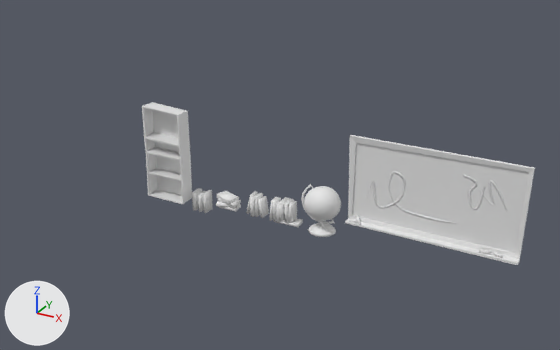
Renders of the FBX model Assets/Environment/PropFactory.fbx from each side of a commit.
Rendered twice from a 50 mm camera at (6.76, -16.44, 9.54) aimed at (-2.19, -0.17, 1.41). The lights are fixed; the arrows at lower left show +X, +Y and +Z. Where no turn or scale is listed for an object, it has been applied to the vertices.

In view in the first picture: 'Book', 'Book.001', 'Book.002', 'BookPile', 'Books', 'Books.001', 'Prop_Blackboard', 'Prop_Globe', 'Prop_ShelvesUnit'.
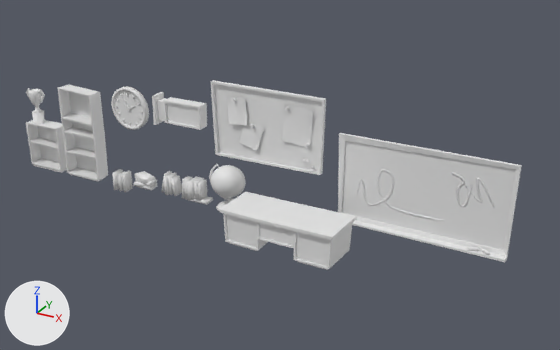
Commit message: added more props

Patch to the scene script:
```diff
--- a/Assets/Environment/PropFactory.fbx.py
+++ b/Assets/Environment/PropFactory.fbx.py
@@ me_cube_003 @@
 # used by ob_prop_shelvesunit; location = (-5.77, 0.0, 0.0)
-me_cube_003.from_pydata(...)  # 52 vertices, 50 faces; spans x -0.61..0.65, y -0.47..0.02, z 0.0..2.69
+me_cube_003.from_pydata(...)  # 60 vertices, 58 faces; spans x -0.61..0.65, y -0.47..0.02, z 0.0..2.76
+# me_cube_003 part 1: the whole mesh is rebuilt
@@ me_cube_007 @@
+me_cube_007.from_pydata(...)  # 441 vertices, 416 faces; spans x -1.64..1.67, y -0.12..0.06, z -1.06..1.02
@@ me_cube_008 @@
+me_cube_008.from_pydata(...)  # 36 vertices, 34 faces; spans x -0.63..0.649, y -0.472..0.0, z -0.001..1.45
@@ me_cube_002 @@
+me_cube_002.from_pydata(...)  # 154 vertices, 124 faces; spans x 0.0..1.54, y -0.12..0.32, z -0.42..0.42
@@ me_cylinder_003 @@
+me_cylinder_003.from_pydata(...)  # 280 vertices, 262 faces; spans x -0.362..0.356, y -0.203..0.194, z -0.003..1.064
@@ me_cube @@
+me_cube.from_pydata(...)  # 171 vertices, 170 faces; spans x -1.55..1.59, y -0.62..0.65, z 0.0..0.99
@@ me_cylinder @@
+me_cylinder.from_pydata(...)  # 264 vertices, 196 faces; spans x -0.632..0.601, y -0.096..0.077, z -0.626..0.612
@@ ob_book @@
 ob_book = bpy.data.objects.new('Book', me_cube_004)
-ob_book.location = (-4.6, 0.0, 0.0)
+ob_book.location = (-7.48, 0.0, 0.0)
@@ ob_prop_globe @@
 ob_prop_globe = bpy.data.objects.new('Prop_Globe', me_cylinder_005)
-ob_prop_globe.location = (-1.03, 0.0, 0.0)
+ob_prop_globe.location = (-3.91, 0.0, 0.0)
@@ ob_book_001 @@
 ob_book_001 = bpy.data.objects.new('Book.001', me_cube_005)
-ob_book_001.location = (-4.97, 0.0, 0.0)
+ob_book_001.location = (-7.85, 0.0, 0.0)
@@ ob_prop_blackboard @@
 ob_prop_blackboard = bpy.data.objects.new('Prop_Blackboard', me_nurbspath)
-ob_prop_blackboard.location = (1.89, 0.0, 0.0)
+ob_prop_blackboard.location = (1.6, 0.0, 0.0)
@@ ob_prop_shelvesunit @@
 ob_prop_shelvesunit = bpy.data.objects.new('Prop_ShelvesUnit', me_cube_003)
-ob_prop_shelvesunit.location = (-5.77, 0.0, 0.0)
+ob_prop_shelvesunit.location = (-8.85, 0.0, 0.0)
@@ ob_books_001 @@
 ob_books_001 = bpy.data.objects.new('Books.001', me_cube_015)
-ob_books_001.location = (-2.15, 0.0, 0.0)
+ob_books_001.location = (-5.03, 0.0, 0.0)
@@ ob_book_002 @@
 ob_book_002 = bpy.data.objects.new('Book.002', me_cube_006)
-ob_book_002.location = (-4.78, 0.0, 0.0)
+ob_book_002.location = (-7.66, 0.0, 0.0)
@@ ob_bookpile @@
 ob_bookpile = bpy.data.objects.new('BookPile', me_cube_010)
-ob_bookpile.location = (-3.95, 0.0, 0.0)
+ob_bookpile.location = (-6.84, 0.0, 0.0)
@@ ob_noticeboard @@
+ob_noticeboard = bpy.data.objects.new('NoticeBoard', me_cube_007)
+ob_noticeboard.location = (-2.69, 0.0, 2.59)
@@ ob_prop_shelvesunit_001 @@
+ob_prop_shelvesunit_001 = bpy.data.objects.new('Prop_ShelvesUnit.001', me_cube_008)
+ob_prop_shelvesunit_001.location = (-10.32, 0.0, 0.0)
@@ ob_exitsign @@
+ob_exitsign = bpy.data.objects.new('ExitSign', me_cube_002)
+ob_exitsign.location = (-6.25, 0.0, 2.5)
@@ ob_trophee @@
+ob_trophee = bpy.data.objects.new('Trophee', me_cylinder_003)
+ob_trophee.location = (-10.61, -0.23, 1.43)
@@ ob_teachersdesk @@
+ob_teachersdesk = bpy.data.objects.new('TeachersDesk', me_cube)
+ob_teachersdesk.location = (-1.39, -1.3, 0.0)
@@ ob_clock @@
+ob_clock = bpy.data.objects.new('Clock', me_cylinder)
+ob_clock.location = (-7.15, 0.0, 2.38)
```

Location of each change, [x1, y1, x2, y2] in pixels of the pictures (560 x 350 px):
'Prop_Blackboard', moved
    before: [345, 135, 535, 265]
    after: [338, 133, 522, 262]
'NoticeBoard', added
    after: [210, 80, 326, 175]
'Prop_ShelvesUnit', reshaped, moved
    before: [142, 102, 192, 204]
    after: [58, 84, 108, 181]
'TeachersDesk', added
    after: [220, 192, 356, 270]
'Prop_Globe', moved
    before: [301, 184, 341, 237]
    after: [209, 163, 246, 211]
'Prop_ShelvesUnit.001', added
    after: [26, 120, 67, 173]
'ExitSign', added
    after: [152, 92, 207, 130]
'Books.001', moved
    before: [269, 197, 303, 227]
    after: [182, 176, 213, 205]
'Clock', added
    after: [111, 86, 149, 130]
'BookPile', moved
    before: [216, 191, 241, 212]
    after: [134, 171, 158, 190]
'Trophee', added
    after: [26, 88, 45, 124]
'Book', moved
    before: [204, 190, 212, 213]
    after: [123, 171, 133, 192]
'Book.001', moved
    before: [192, 188, 202, 211]
    after: [112, 169, 123, 190]
'Book.002', moved
    before: [198, 191, 207, 212]
    after: [118, 171, 125, 191]
